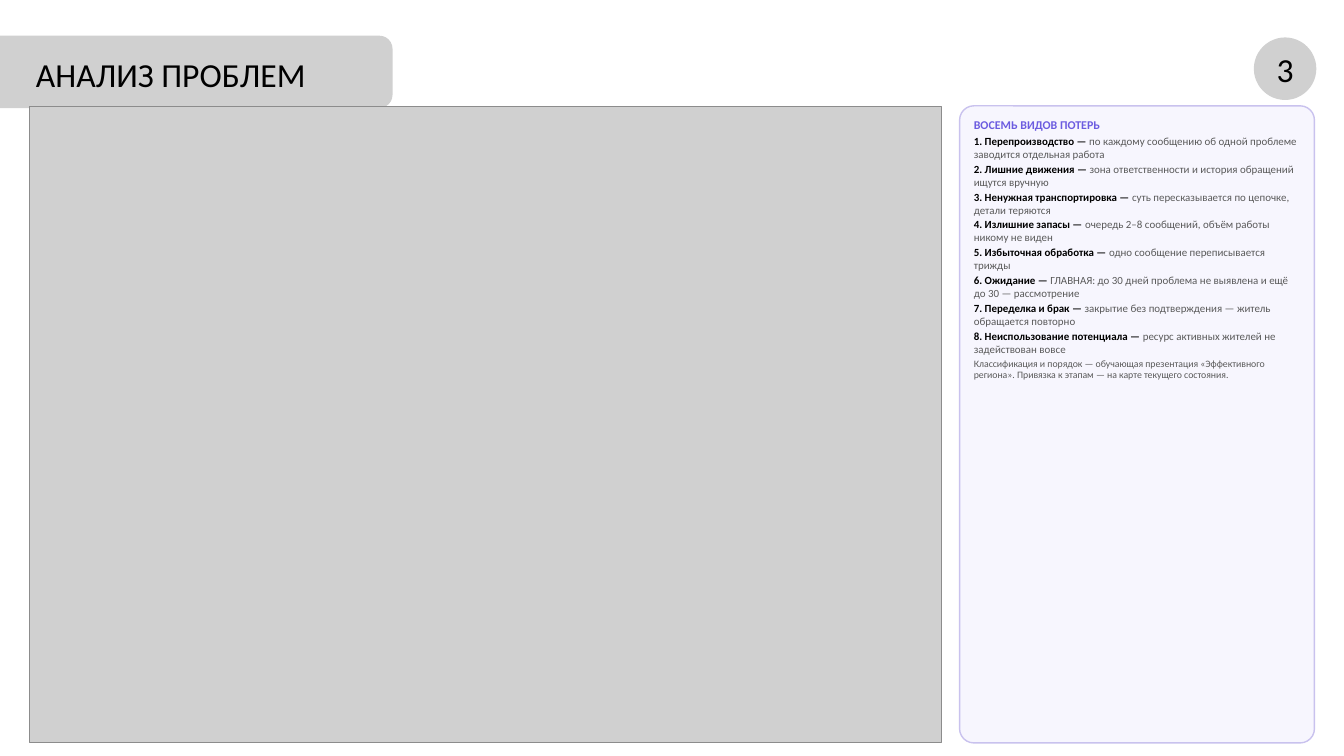
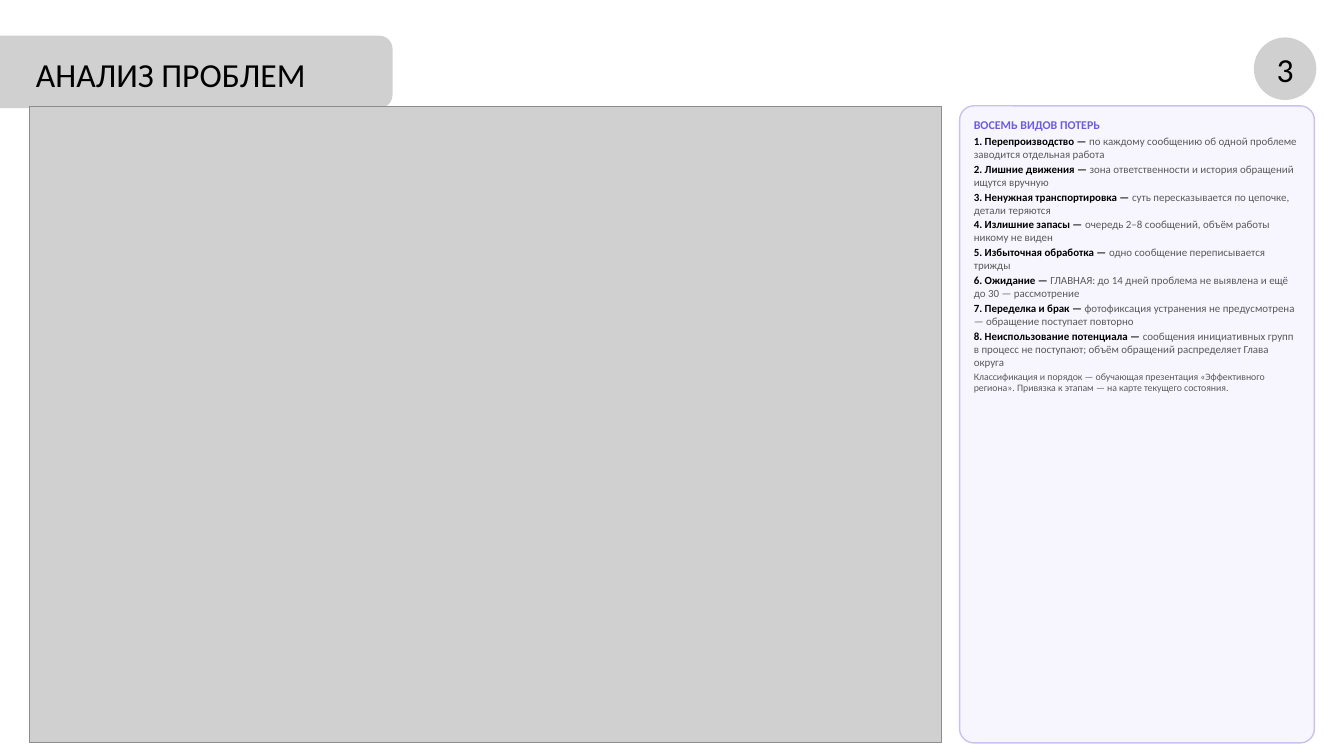
Before and after one commit to NiceGenn/Team-28-progress, a slide deck: slide 4 of файлы/prezentaciya-chernovik.pptx. Drawn at 1344x756 pixels with LibreOffice and Linux fonts; fonts in the diff are those of the drawing; grey boxes stand for pictures. Boxes give left, top, right and bottom in pixels: in the first picture for what was removed or moved away, otherwise in the second. Text is boxed around its words. In the diff, an @@ line names an element or a change of style, - is before the commit and + after.

```diff
--- a/файлы/prezentaciya-chernovik.pptx
+++ b/файлы/prezentaciya-chernovik.pptx
@@ text in rounded rectangle at [974,276,1295,368]: text changed @@
-6. Ожидание — ГЛАВНАЯ: до 30 дней проблема не выявлена и ещё до 30 — рассмотрение
-7. Переделка и брак — закрытие без подтверждения — житель обращается повторно
-8. Неиспользование потенциала — ресурс активных жителей не задействован вовсе
+6. Ожидание — ГЛАВНАЯ: до 14 дней проблема не выявлена и ещё до 30 — рассмотрение
+7. Переделка и брак — фотофиксация устранения не предусмотрена — обращение поступает повторно
+8. Неиспользование потенциала — сообщения инициативных групп в процесс не поступают; объём обращений распределяет Глава округа
```
Also in this commit, not shown: 1 other slide changed, 15 other files.
